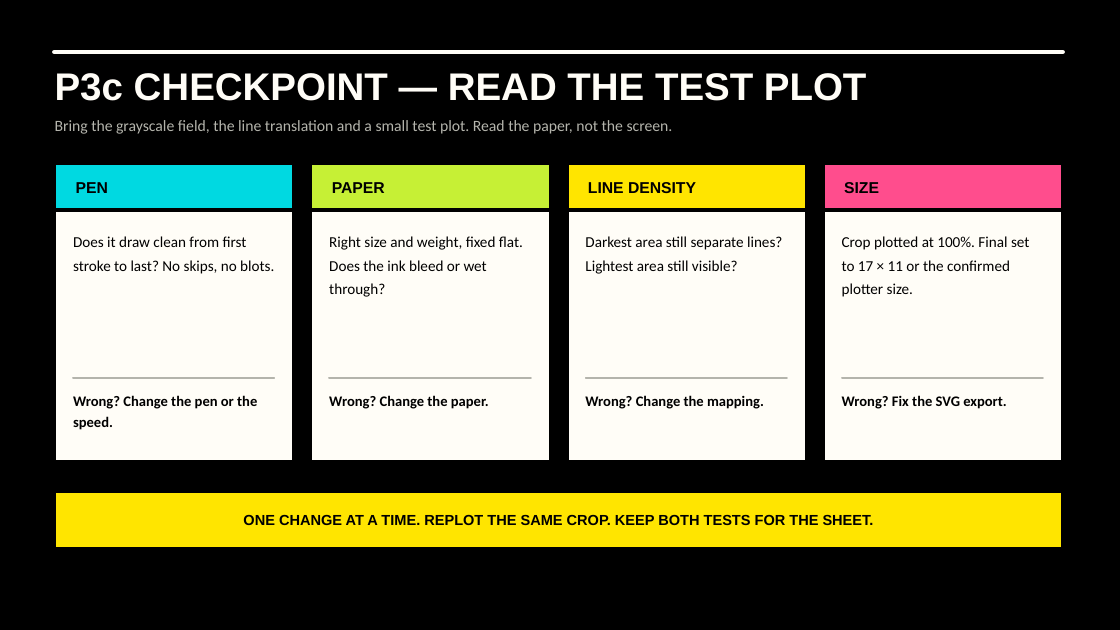
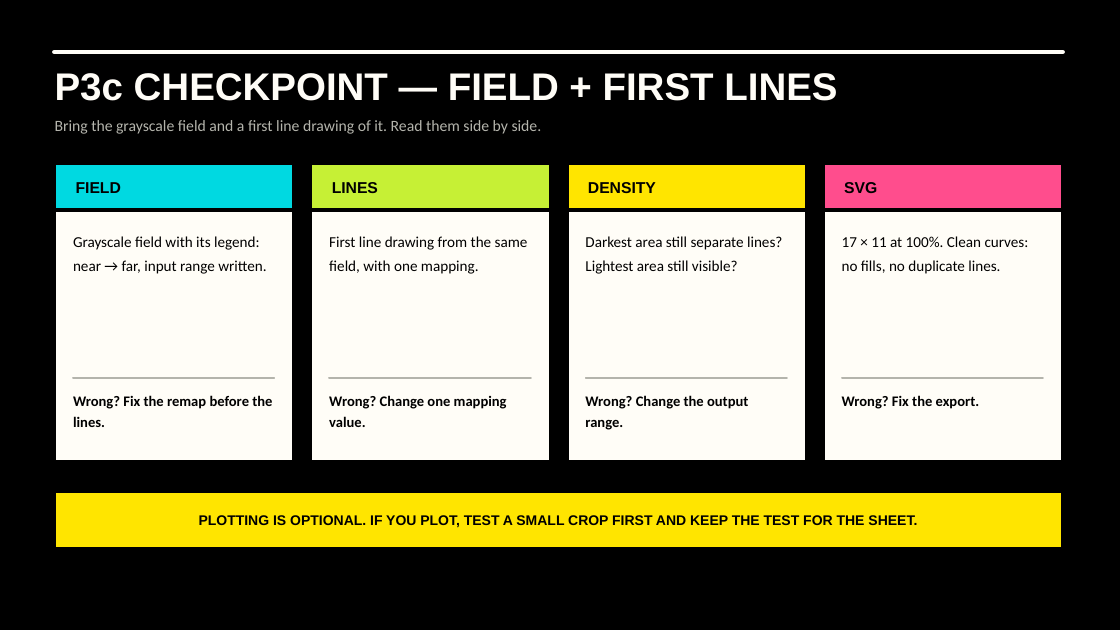
Before and after one commit to luigipacheco/arc3133, a slide deck: slide 9 of slides/ARC3133_Class09.pptx (slide 6 before the commit). Drawn at 1120x630 pixels with LibreOffice and Linux fonts; fonts in the diff are those of the drawing. Boxes give left, top, right and bottom in pixels: in the first picture for what was removed or moved away, otherwise in the second. Text is boxed around its words. In the diff, an @@ line names an element or a change of style, - is before the commit and + after.

```diff
--- a/slides/ARC3133_Class09.pptx
+++ b/slides/ARC3133_Class09.pptx
@@ text at [55, 73, 837, 101]: text changed @@
-P3c CHECKPOINT — READ THE TEST PLOT
+P3c CHECKPOINT — FIELD + FIRST LINES
@@ text at [55, 120, 542, 134]: text changed @@
-Bring the grayscale field, the line translation and a small test plot. Read the paper, not the screen.
+Bring the grayscale field and a first line drawing of it. Read them side by side.
@@ text at [76, 182, 121, 193]: text changed @@
-PEN
+FIELD
@@ text at [332, 182, 378, 193]: text changed @@
-PAPER
+LINES
@@ text at [588, 182, 656, 193]: text changed @@
-LINE DENSITY
+DENSITY
@@ text at [844, 182, 877, 193]: text changed @@
-SIZE
+SVG
@@ text at [73, 236, 266, 274]: text changed @@
-Does it draw clean from first stroke to last? No skips, no blots.
+Grayscale field with its legend: near → far, input range written.
@@ text at [329, 236, 528, 274]: text changed @@
-Right size and weight, fixed flat. Does the ink bleed or wet through?
+First line drawing from the same field, with one mapping.
@@ text at [842, 236, 1029, 274]: text changed @@
-Crop plotted at 100%. Final set to 17 × 11 or the confirmed plotter size.
+17 × 11 at 100%. Clean curves: no fills, no duplicate lines.
@@ text at [73, 395, 272, 427]: text changed @@
-Wrong? Change the pen or the speed.
+Wrong? Fix the remap before the lines.
@@ text at [329, 395, 507, 427]: text changed @@
-Wrong? Change the paper.
+Wrong? Change one mapping value.
@@ text at [585, 395, 748, 430]: text changed @@
-Wrong? Change the mapping.
+Wrong? Change the output range.
@@ text at [842, 395, 980, 409]: text changed @@
-Wrong? Fix the SVG export.
+Wrong? Fix the export.
@@ text at [199, 515, 917, 528]: text changed; size 12.5 to 12 pt @@
-ONE CHANGE AT A TIME. REPLOT THE SAME CROP. KEEP BOTH TESTS FOR THE SHEET.
+PLOTTING IS OPTIONAL. IF YOU PLOT, TEST A SMALL CROP FIRST AND KEEP THE TEST FOR THE SHEET.
```
Also in this commit, not shown: 6 other slides changed, 5 slides added, 3 slides removed, 47 other files.
